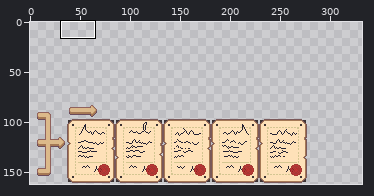
File history of a sprite sheet, Yes, Next/Assets/Resources/Sprite/[Ricon]/GuideBook.png. Above, an overview of the earlier version with the close-up marked.
Close-up. As it was:
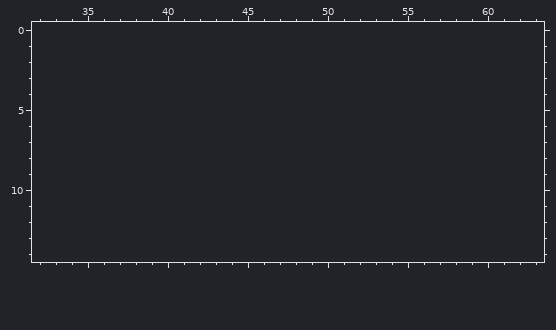
The file is 272x80 pixels. Colours within 5 levels of each other are drawn and written as one. Shown: x 32..63, y 0..14. The old version is drawn lined up with the new one, on the new canvas. The commit also changed other parts of the picture, which this record leaves out.
The same view after the edit:
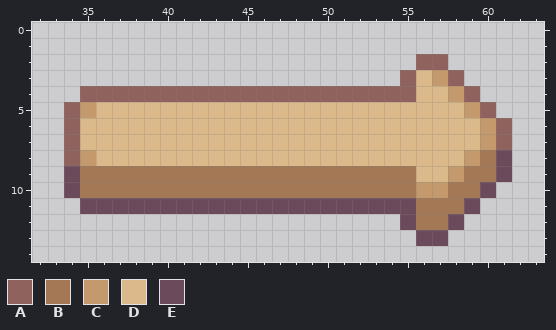
Palette (. is transparent): A #90625d  B #a57855  C #c49a6c  D #dcb98a  E #6b4b5b
What changed:
canvas 272x80 -> 332x162, the old top-left corner now at 5,81
The edit adds colour A in row 2 at x 56 to 57; in row 3 at x 55 and 58; in row 4 at x 35 to 55 and 59; in row 5 at x 34 and 60; in rows 6 to 7 at x 34 and 61; in row 8 at x 34.
The edit adds colour B in row 8 at x 60; in row 9 at x 35 to 55 and 59 to 60; in row 10 at x 35 to 55 and 58 to 59; in row 11 at x 56 to 58; in row 12 at x 56 to 57.
The edit adds colour C in row 3 at x 57; in row 4 at x 58; in row 5 at x 35 and 59; in rows 6 to 7 at x 60; in row 8 at x 35 and 59; in row 9 at x 58.
The edit adds colour C in row 10 at x 56 to 57.
The edit adds colour D in row 3 at x 56; in row 4 at x 56 to 57; in row 5 at x 36 to 58; in rows 6 to 7 at x 35 to 59; in row 8 at x 36 to 58; in row 9 at x 56 to 57.
The edit adds colour E in row 8 at x 61; in row 9 at x 34 and 61; in row 10 at x 34 and 60; in row 11 at x 35 to 55 and 59; in row 12 at x 55 and 58; in row 13 at x 56 to 57.
Changed places in both close-ups, as pixel boxes (x1, y1, x2, y2):
added: (64, 54, 512, 246)
